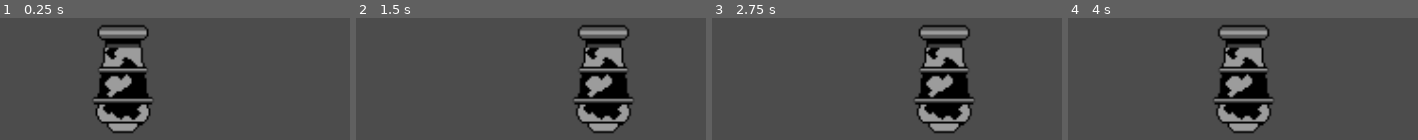
Above: before the commit, frames 1-4 (left to right).
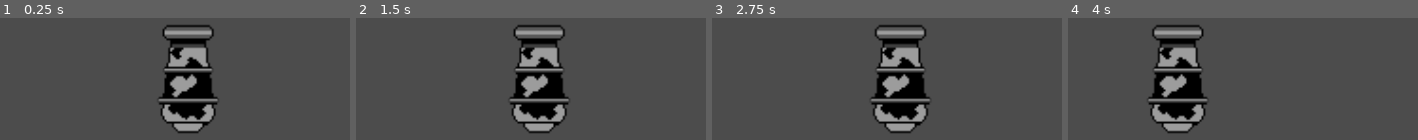
Above: after the commit, the same moments.

Repository: MrZak-dev/godot_3.1_jumping_balls
Game: Godot game, scene res://scenes/player/player_cannon.tscn
The game is run twice, just before and just after one commit, with the same random seed, the same clock (stepped at 60 frames per second) and the same inputs.
Inputs (mouse positions are in pixels of both pictures, inside the frame that each line leads up to):
- Up to frame 1 (0.25 s): no input
- Up to frame 2 (1.5 s): move the mouse to (outside the picture) at 0.52 s; click (outside the picture) at 0.67 s; drag from (outside the picture) to (531, 59) at 1.27 s
- Up to frame 3 (2.75 s): move the mouse to (outside the picture) at 2.02 s; click (outside the picture) at 2.17 s
- Up to frame 4 (4 s): drag from (1243, 59) to (outside the picture) at 2.77 s; move the mouse to (1379, 20) at 3.52 s; click (1379, 20) at 3.67 s

The runs differ from the first frame. In frame 1, 20% of the frame differs, in the area x 26-63%, y 5-95%; in frame 2, 20%; in frame 3, 18%; in frame 4, 20%, in the area x 22-59%, y 5-95%.

Commit message:
smooth mouvement improving

Diff:
--- a/scenes/player/player_cannon.gd
+++ b/scenes/player/player_cannon.gd
@@ -1,25 +1,35 @@
 extends KinematicBody2D
 
 var motion = Vector2()
-var moving_speed = 95
-var max_speed = 300
+var moving_speed = 230
+var max_speed = 400
 var touch_point = Vector2()
 var pressed = false
 var player_position = Vector2()
 
+#dra variables
+var drag_index
+
 
 func _process(delta):
-	player_position.x = int(self.get_position().x)
-	if player_position.x > touch_point.x:
-		motion.x = min(motion.x - moving_speed , -max_speed )
-	if player_position.x < touch_point.x:
-		motion.x = max(motion.x + moving_speed, max_speed)
-	move_and_slide(motion)
-	#pressed = false #in the end of each frame make it false so the movements wont keep going
+	if pressed:
+		player_position.x = int(self.get_position().x)
+		if player_position.x > touch_point.x:
+			motion.x = min(motion.x - moving_speed,-max_speed)
+		if player_position.x < touch_point.x:
+			motion.x = max(motion.x + moving_speed,max_speed)
+		move_and_slide(motion)
+		pressed = false #in the end of each frame make it false so the movements wont keep going
+	else:
+		move_and_slide(Vector2(0,0))
 	pass
 func _input(event):
-	if (event is InputEventScreenTouch) or (event is InputEventScreenDrag):
+	if event is InputEventScreenDrag or InputEventScreenTouch:
+		if event is InputEventScreenDrag: #fonctions that works only for drag event
+			max_speed = event.get_speed().x
+			drag_index = event.get_index()
+			pass
 		pressed = true #if an input event received start moving the canon
 		touch_point.x = int(event.get_position().x)
-#TODO : figure out the shaking phwsics where it is coming from
+#TODO : figure out the shaking physics where it is coming from
 #Notice : this scene is working only on android devices
